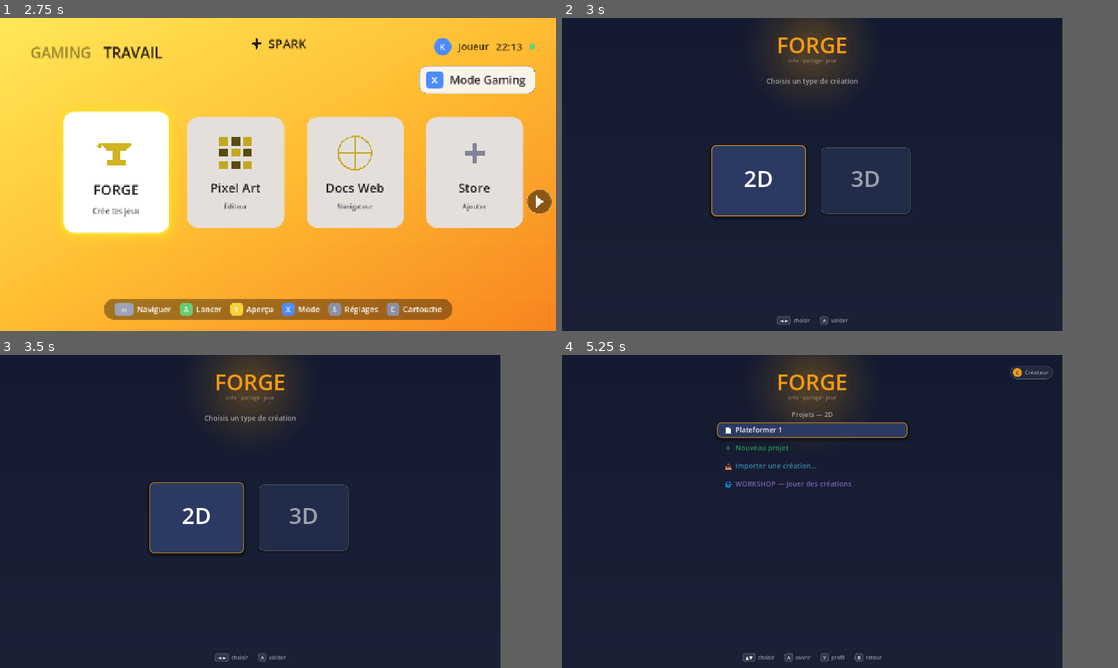
Above: before the commit, frames 1-4 (two rows, left to right).
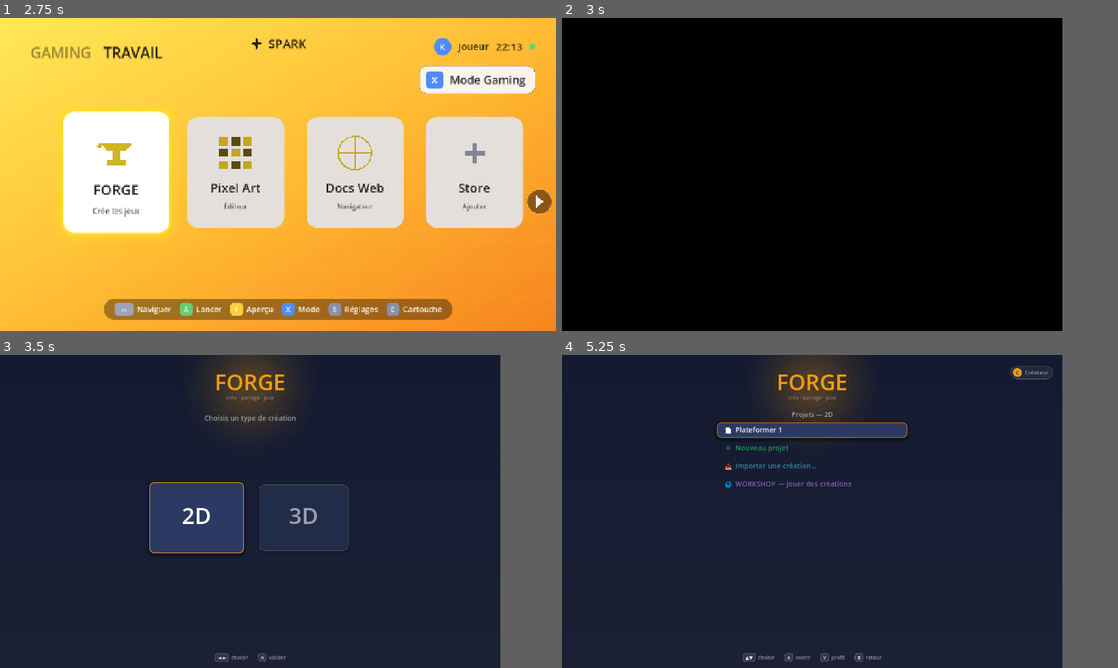
Above: after the commit, the same moments.

Repository: kilian-quittard/gaming-console-os
Game: Godot game, scene res://scenes/Main.tscn
The game is run twice, just before and just after one commit, with the same random seed, the same clock (stepped at 60 frames per second) and the same inputs.
Inputs (mouse positions are in pixels of both pictures, inside the frame that each line leads up to):
- Up to frame 1 (2.75 s): tap Enter (ui_accept) at 0.5, 0.77 s; move the mouse to (400, 158) at 0.52 s; hold Right (ui_right) 0.53-1.25 s; hold Y (preview) 0.53-1.25 s; click (400, 158) at 0.67 s; drag from (166, 190) to (250, 237) at 1.27 s; move the mouse to (333, 105) at 2.02 s; hold Right (ui_right) from 2.03 s (still down); hold X (toggle_mode) from 2.03 s (still down); click (333, 105) at 2.17 s
- Up to frame 2 (3 s): release Right (ui_right) at 2.75 s; release X (toggle_mode) at 2.75 s; tap Enter (ui_accept) at 2.75 s; drag from (812, 237) to (673, 127) at 2.77 s
- Up to frame 3 (3.5 s): no input
- Up to frame 4 (5.25 s): tap Enter (ui_accept) at 3.5, 3.77, 4.25 s; move the mouse to (1006, 558) at 3.52 s; hold Left (ui_left) 3.53-4.25 s; tap Alt at 3.6 s; click (1006, 558) at 3.67 s; drag from (673, 464) to (756, 433) at 4.27 s; move the mouse to (867, 511) at 5.02 s; hold Down (ui_down) from 5.03 s (still down); tap Backspace at 5.1 s; click (867, 511) at 5.17 s

Frame 1 is identical in both runs. In frame 2, 90% of the frame differs, in the area x 0-90%, y 0-100%; in frame 3, 0.1%; in frame 4, 0.2%.

Commit message:
feat(shell): transitions en fondu entre home et apps
SceneFade : voile noir sur CanvasLayer accroché à root (survit au
changement de scène, dessine au-dessus de tout) — fondu ~0.18s, swap
sous le noir, retour. Anti double-déclenchement (_busy). Câblé sur les
4 chemins : home→FORGE, home→reprise de session, FORGE→home (B), et
HOME/suspend. Vérifié en vrai, zéro erreur console.

Co-Authored-By: Claude Opus 4.8 (1M context) <noreply@anthropic.com>

Diff:
--- a/frontend/scripts/Main.gd
+++ b/frontend/scripts/Main.gd
@@ -1129,13 +1129,15 @@
 # (Seuls les jeux externes passent par _spawn — process séparé, façon console.)
 func _open_forge(workshop: bool) -> void:
 	var root := get_tree().root
+	var tree := get_tree()
 	_remember_home()                       # le prochain home reprendra mode/tuile/thème
 	if root.has_meta("spark_suspended"):   # session en pause → on la REPREND telle quelle
-		_resume_forge()
+		SceneFade.run(tree, _resume_forge)
 		return
 	root.set_meta("spark_shell", true)             # ForgeApp : « lancé par le shell »
 	root.set_meta("spark_open_workshop", workshop) # → boote sur le feed si demandé
-	get_tree().change_scene_to_file("res://scenes/game/Forge.tscn")
+	SceneFade.run(tree, func() -> void:
+		tree.change_scene_to_file("res://scenes/game/Forge.tscn"))
 
 
 # état léger du home, survivant aux changements de scène (root meta)
--- a/frontend/scripts/common/forge/ForgeApp.gd
+++ b/frontend/scripts/common/forge/ForgeApp.gd
@@ -261,11 +261,13 @@
 # rend la main au shell : retour à la scène home (embarqué) ou fin de process
 func _exit_to_shell() -> void:
 	if _embedded():
-		var root := get_tree().root
+		var tree := get_tree()
+		var root := tree.root
 		root.remove_meta("spark_shell")
 		if root.has_meta("spark_open_workshop"): root.remove_meta("spark_open_workshop")
 		root.set_meta("spark_return", true)   # le home saute le splash
-		get_tree().change_scene_to_file("res://scenes/Main.tscn")
+		SceneFade.run(tree, func() -> void:
+			tree.change_scene_to_file("res://scenes/Main.tscn"))
 	else:
 		get_tree().quit()
 
@@ -278,12 +280,13 @@
 	# telle quelle et reprend exactement là où elle était (façon Switch)
 	var tree := get_tree()
 	var root := tree.root
-	root.set_meta("spark_suspended", self)
-	root.set_meta("spark_return", true)
-	root.remove_child(self)
-	var m: Node = (load("res://scenes/Main.tscn") as PackedScene).instantiate()
-	root.add_child(m)
-	tree.current_scene = m
+	SceneFade.run(tree, func() -> void:
+		root.set_meta("spark_suspended", self)
+		root.set_meta("spark_return", true)
+		root.remove_child(self)
+		var m: Node = (load("res://scenes/Main.tscn") as PackedScene).instantiate()
+		root.add_child(m)
+		tree.current_scene = m)
 
 
 # lancé par le shell console (--workshop) : direct sur le feed de la commu
--- /dev/null
+++ b/frontend/scripts/common/shell/SceneFade.gd
@@ -0,0 +1,29 @@
+extends RefCounted
+class_name SceneFade
+# TRANSITION console entre le home et les apps : fondu noir rapide → switch
+# (callable) → fondu retour. Le voile vit sur un CanvasLayer accroché à root,
+# donc il survit au changement de scène et reste au-dessus de tout.
+
+static var _busy := false   # anti double-déclenchement (spam HOME/A)
+
+
+static func run(tree: SceneTree, switch: Callable, dur := 0.18) -> void:
+	if _busy:
+		return
+	_busy = true
+	var layer := CanvasLayer.new()
+	layer.layer = 128
+	var veil := ColorRect.new()
+	veil.color = Color(0, 0, 0, 0.0)
+	veil.set_anchors_preset(Control.PRESET_FULL_RECT)
+	veil.mouse_filter = Control.MOUSE_FILTER_IGNORE
+	layer.add_child(veil)
+	tree.root.add_child(layer)
+	var tw := veil.create_tween()
+	tw.tween_property(veil, "color:a", 1.0, dur).set_trans(Tween.TRANS_SINE).set_ease(Tween.EASE_IN)
+	tw.tween_callback(switch)          # le swap se fait sous le noir
+	tw.tween_interval(0.06)            # laisse la nouvelle scène se poser une frame
+	tw.tween_property(veil, "color:a", 0.0, dur).set_trans(Tween.TRANS_SINE).set_ease(Tween.EASE_OUT)
+	tw.tween_callback(func() -> void:
+		_busy = false
+		layer.queue_free())
Not shown, added: frontend/scripts/common/shell/SceneFade.gd.uid
